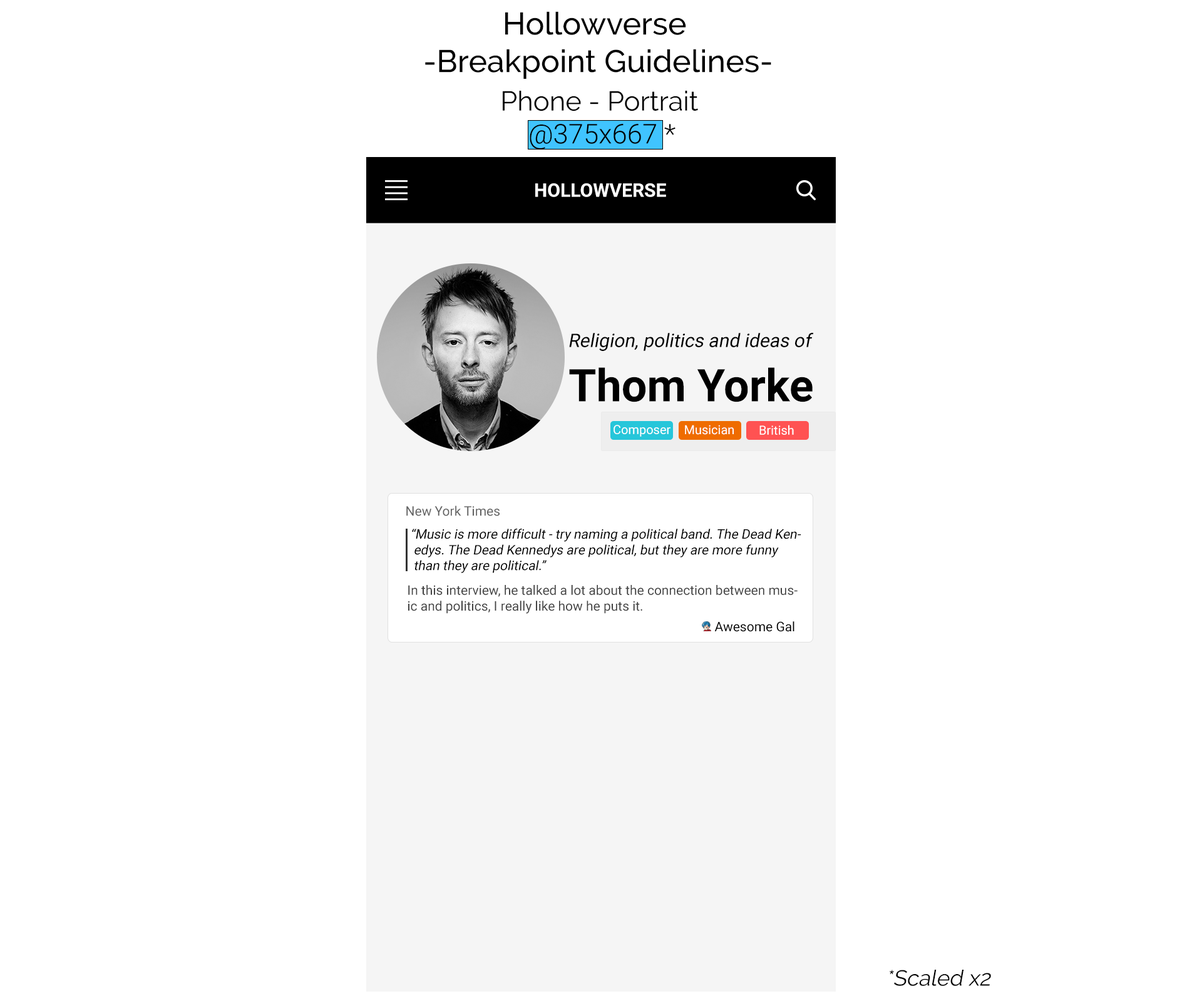
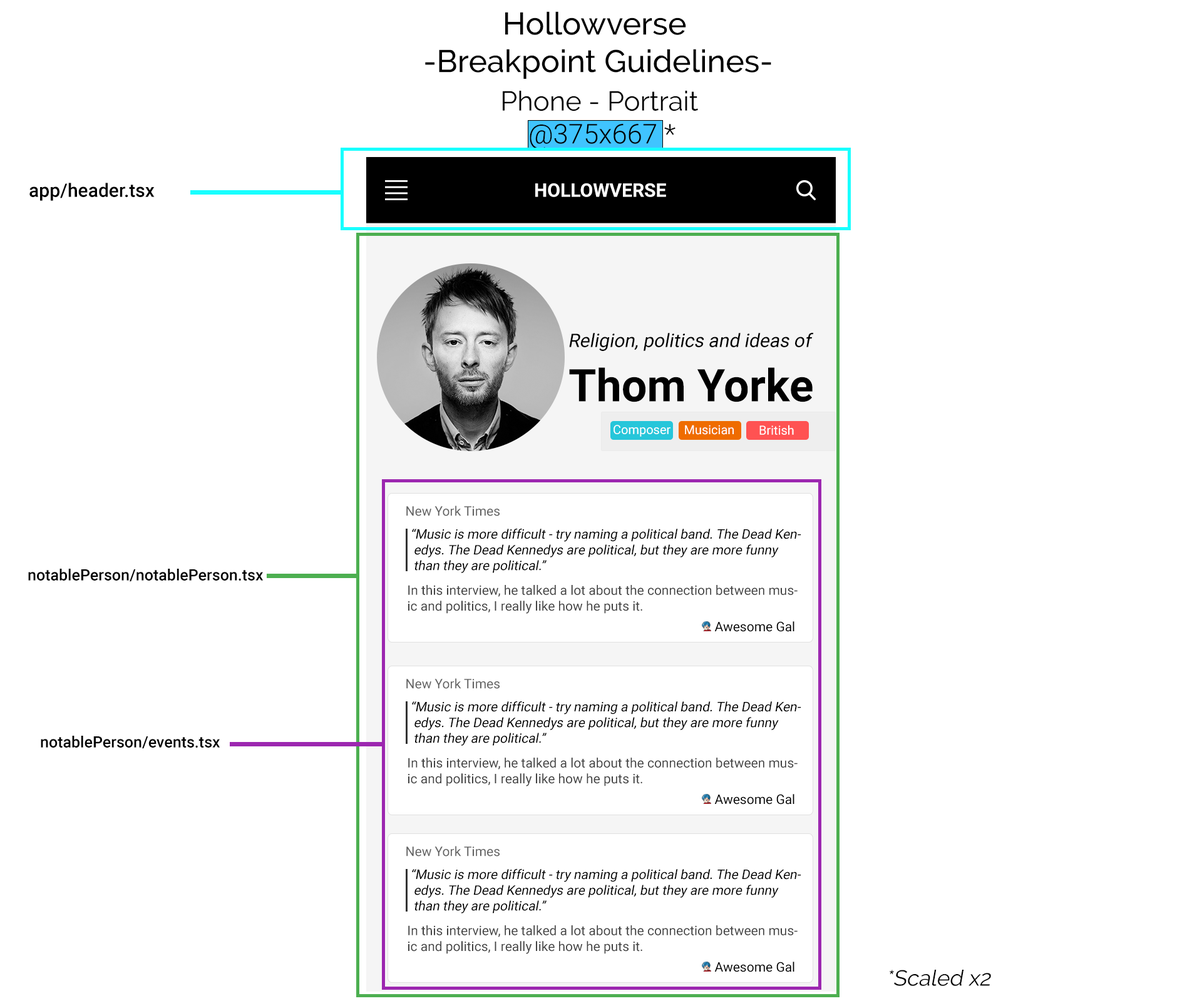
Revision of a layered 1202 × 1001 image; what changed, layer by layer:
added group "React" with 9 layers above "Header" over [28, 147, 851, 998]
added layer "Rectangle 9" in group "React" over [381, 479, 822, 991]
added layer "app/header.tsx" in group "React" over [29, 182, 155, 201]
added layer "notablePerson/events.tsx" in group "React" over [40, 736, 221, 750]
added layer "notablePerson/notablePerson.tsx" in group "React" over [28, 568, 264, 583]
added layer "Rectangle 7" in group "React" over [356, 232, 840, 998]
added layer "Rectangle 6" in group "React" over [340, 147, 851, 231]
showed group "Event #2" (9 layers) over [366, 663, 814, 816]
renamed "Religion:" to "New York Times", moved it above "“Music is more difficult - try naming a political band. The De", painted on it over [406, 675, 500, 690]
renamed "Politics:" to "“Music is more difficult - try naming a political band. The De", painted on it over [408, 701, 802, 747]
added layer "In this interview, he talked a lot about the connection between" (2nd of 3, in "Events" › "Event #2") in group "Event #2" over [408, 757, 798, 787]
painted on "Summary-BG" (2nd of 4, in "Events" › "Event #2") over [387, 665, 814, 816]
showed group "Event #3" (9 layers) over [381, 833, 814, 984]
renamed "Religion:" to "New York Times", moved it above "“Music is more difficult - try naming a political band. The De", painted on it over [406, 846, 500, 860]
renamed "Politics:" to "“Music is more difficult - try naming a political band. The De", painted on it over [408, 869, 802, 918]
added layer "Awesome Gal" (3rd of 3, in "Events" › "Event #3") in group "Event #3" over [714, 961, 795, 973]
added layer "In this interview, he talked a lot about the connection between" (3rd of 3, in "Events" › "Event #3") in group "Event #3" over [408, 925, 798, 955]
painted on "Summary-BG" (3rd of 4, in "Events" › "Event #3") over [387, 833, 814, 984]
…and 8 more changes (8 added)
